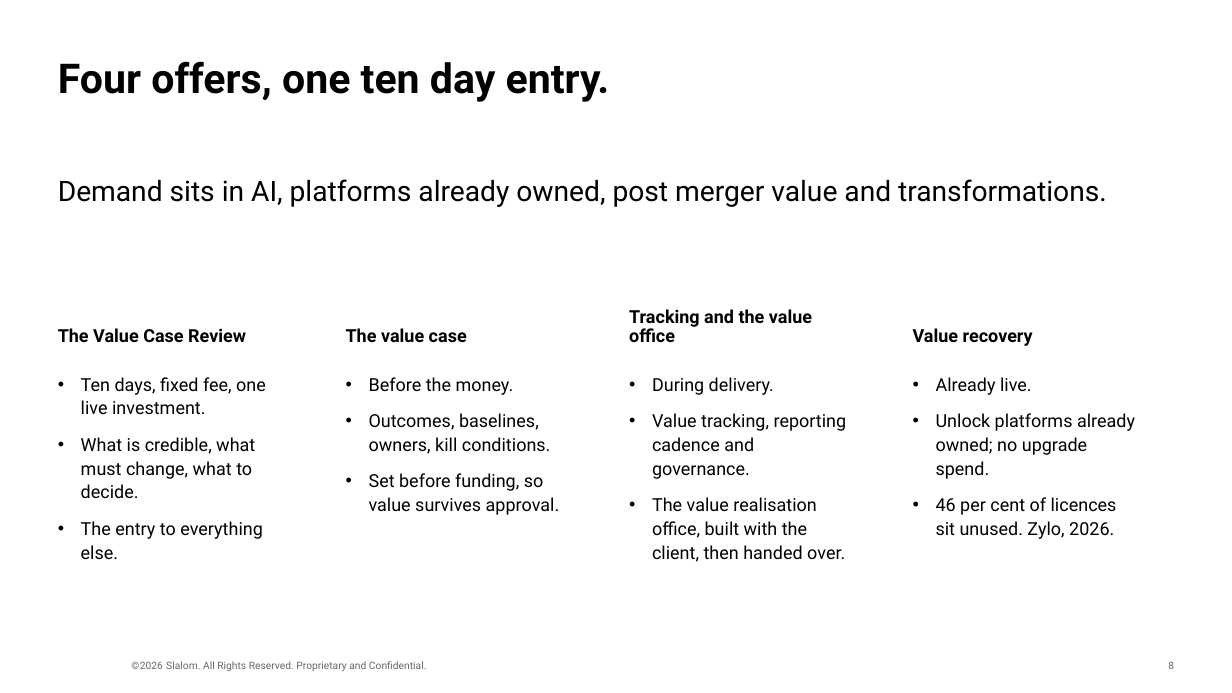
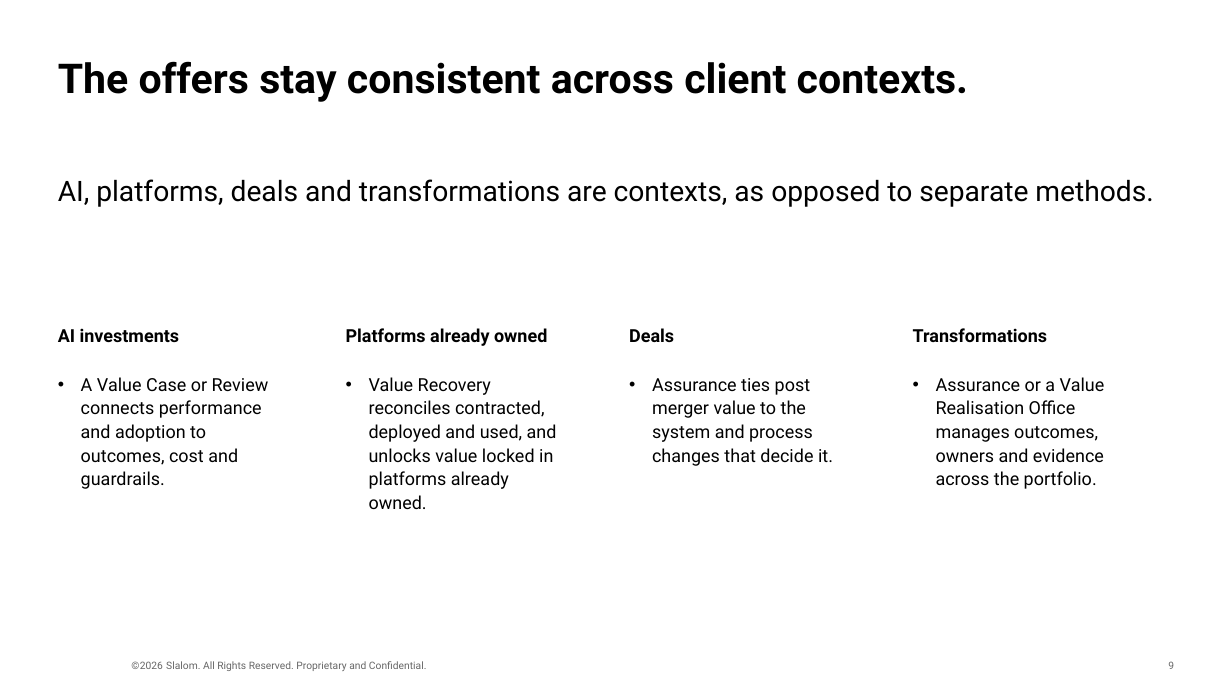
Before and after one commit to leewainescott-debug/anthropic-claude-code, a slide deck: slide 9 of value-practice-gtm/Value_Realisation_Internal_Deck.pptx (slide 8 before the commit). Drawn at 1232x693 pixels with LibreOffice and Linux fonts; fonts in the diff are those of the drawing; background and template pictures are left out. Boxes give left, top, right and bottom in pixels: in the first picture for what was removed or moved away, otherwise in the second. Text is boxed around its words. In the diff, an @@ line names an element or a change of style, - is before the commit and + after.

```diff
--- a/value-practice-gtm/Value_Realisation_Internal_Deck.pptx
+++ b/value-practice-gtm/Value_Realisation_Internal_Deck.pptx
@@ title at [58, 61, 968, 102]: text changed @@
-Four offers, one ten day entry.
+The offers stay consistent across client contexts.
@@ text at [58, 179, 1153, 207]: text changed @@
-Demand sits in AI, platforms already owned, post merger value and transformations.
+AI, platforms, deals and transformations are contexts, as opposed to separate methods.
@@ text at [58, 328, 180, 342]: text changed @@
-The Value Case Review
+AI investments
@@ text at [346, 328, 547, 346]: text changed @@
-The value case
+Platforms already owned
@@ text at [629, 328, 674, 342]: text changed @@
-Tracking and the value office
+Deals
@@ text at [913, 328, 1048, 342]: text changed @@
-Value recovery
+Transformations
@@ text at [81, 377, 269, 489]: text changed @@
-• Ten days, fixed fee, one live investment.
-• What is credible, what must change, what to decide.
-• The entry to everything else.
+• A Value Case or Review connects performance and adoption to outcomes, cost and guardrails.
@@ text at [369, 377, 557, 509]: text changed @@
-• Before the money.
-• Outcomes, baselines, owners, kill conditions.
-• Set before funding, so value survives approval.
+• Value Recovery reconciles contracted, deployed and used, and unlocks value locked in platforms already owned.
@@ text at [652, 378, 833, 466]: text changed @@
-• During delivery.
-• Value tracking, reporting cadence and governance.
-• The value realisation office, built with the client, then handed over.
+• Assurance ties post merger value to the system and process changes that decide it.
@@ text at [936, 377, 1105, 489]: text changed @@
-• Already live.
-• Unlock platforms already owned; no upgrade spend.
-• 46 per cent of licences sit unused. Zylo, 2026.
+• Assurance or a Value Realisation Office manages outcomes, owners and evidence across the portfolio.
```
Also in this commit, not shown: 1 other slide changed, 9 slides added, 8 slides removed, 1 other file.
